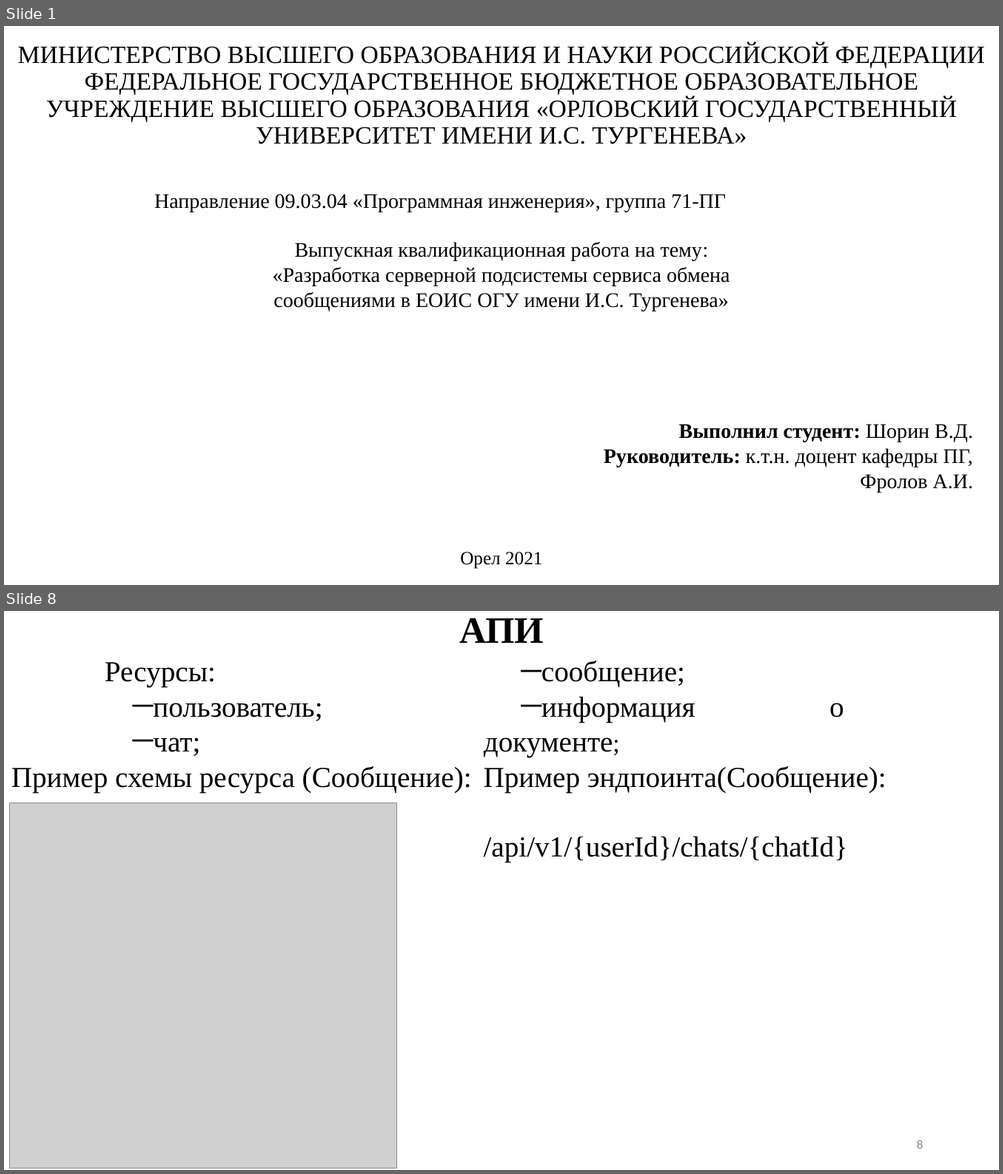
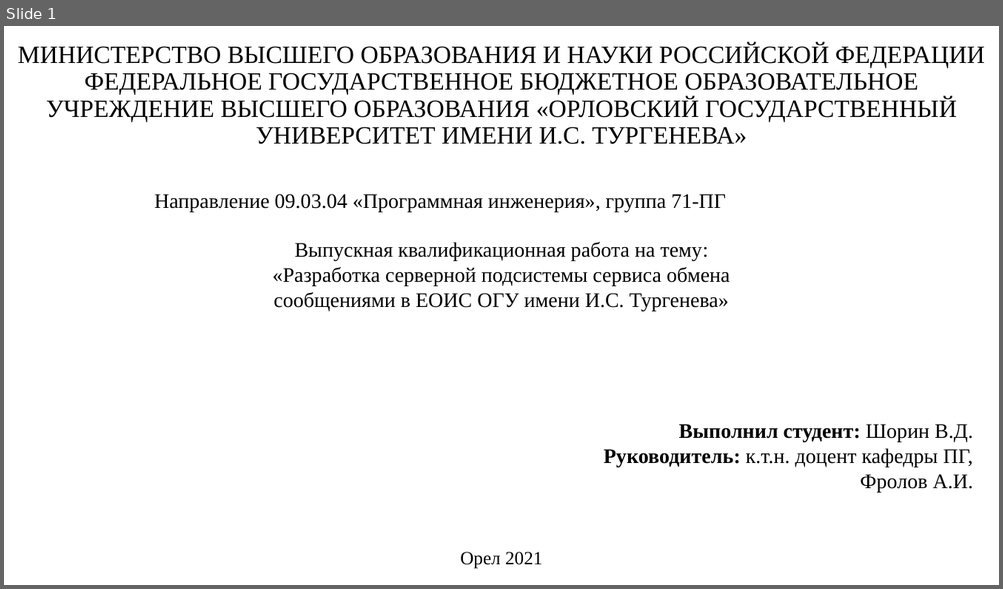
Before and after one commit to Kniger33/Institute, a slide deck: Diploma/Диплом/Преза/ВКР_Шорин.pptx. Shown one above the other, each under a label of ours: slides 1 and 8 before the commit, slide 1 after it; the slides between them are not shown. The pictures are 1003x1174 and 1003x589 pixels, drawn with LibreOffice and Linux fonts; fonts in the diff are those of the drawing; grey boxes stand for pictures. Boxes give left, top, right and bottom in pixels: in the first picture for what was removed or moved away, otherwise in the second. Text is boxed around its words. In the diff, an @@ line names an element or a change of style, - is before the commit and + after.

```diff
--- a/Diploma/Диплом/Преза/ВКР_Шорин.pptx
+++ b/Diploma/Диплом/Преза/ВКР_Шорин.pptx
@@ slide 8 removed at (x1=4, y1=611, x2=999, y2=1170), background #FFFFFF @@
@@ title removed at (x1=459, y1=618, x2=543, y2=643) @@
-АПИ
@@ text removed at (x1=105, y1=662, x2=844, y2=757) @@
-Ресурсы:
-─ пользователь;
-─ чат;
-─ сообщение;
-─ информация о документе;
@@ text removed at (x1=11, y1=766, x2=472, y2=793) @@
-Пример схемы ресурса (Сообщение):
@@ text removed at (x1=484, y1=766, x2=886, y2=863) @@
-Пример эндпоинта(Сообщение):
-/api/v1/{userId}/chats/{chatId}
@@ picture removed at (x1=10, y1=803, x2=397, y2=1169) @@
@@ page number removed at (x1=916, y1=1140, x2=922, y2=1149) @@
-8
```
Also in this commit, not shown: 6 slides changed, 5 slides added, 1 other slide removed, 2 other files.
